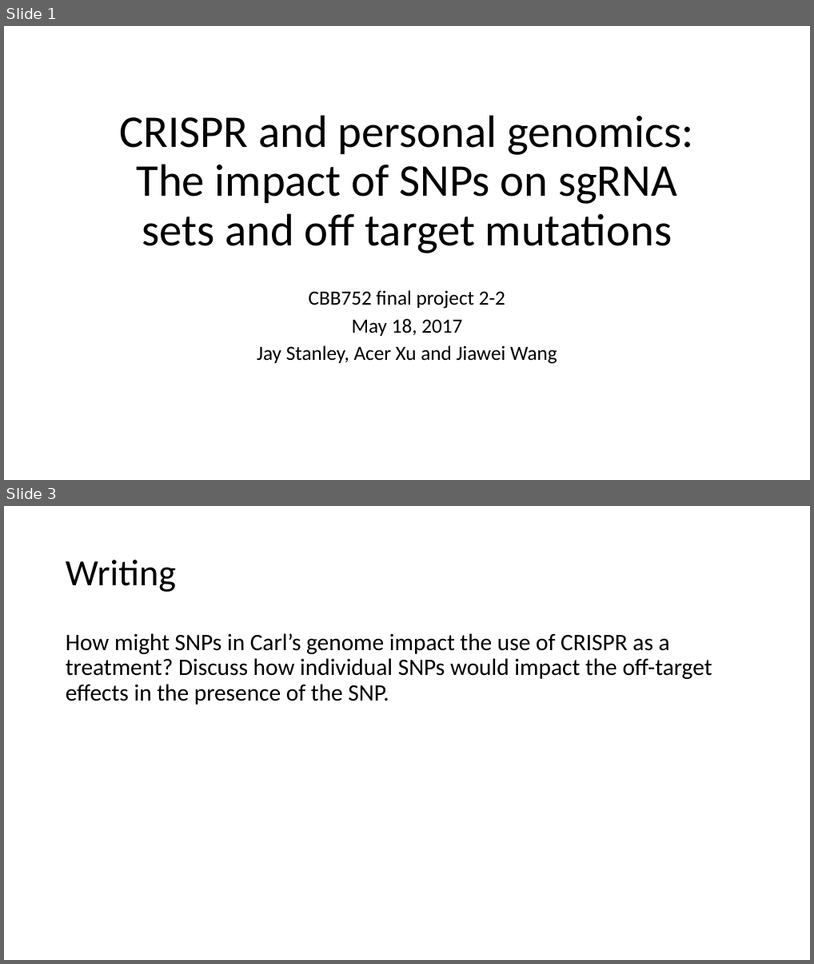
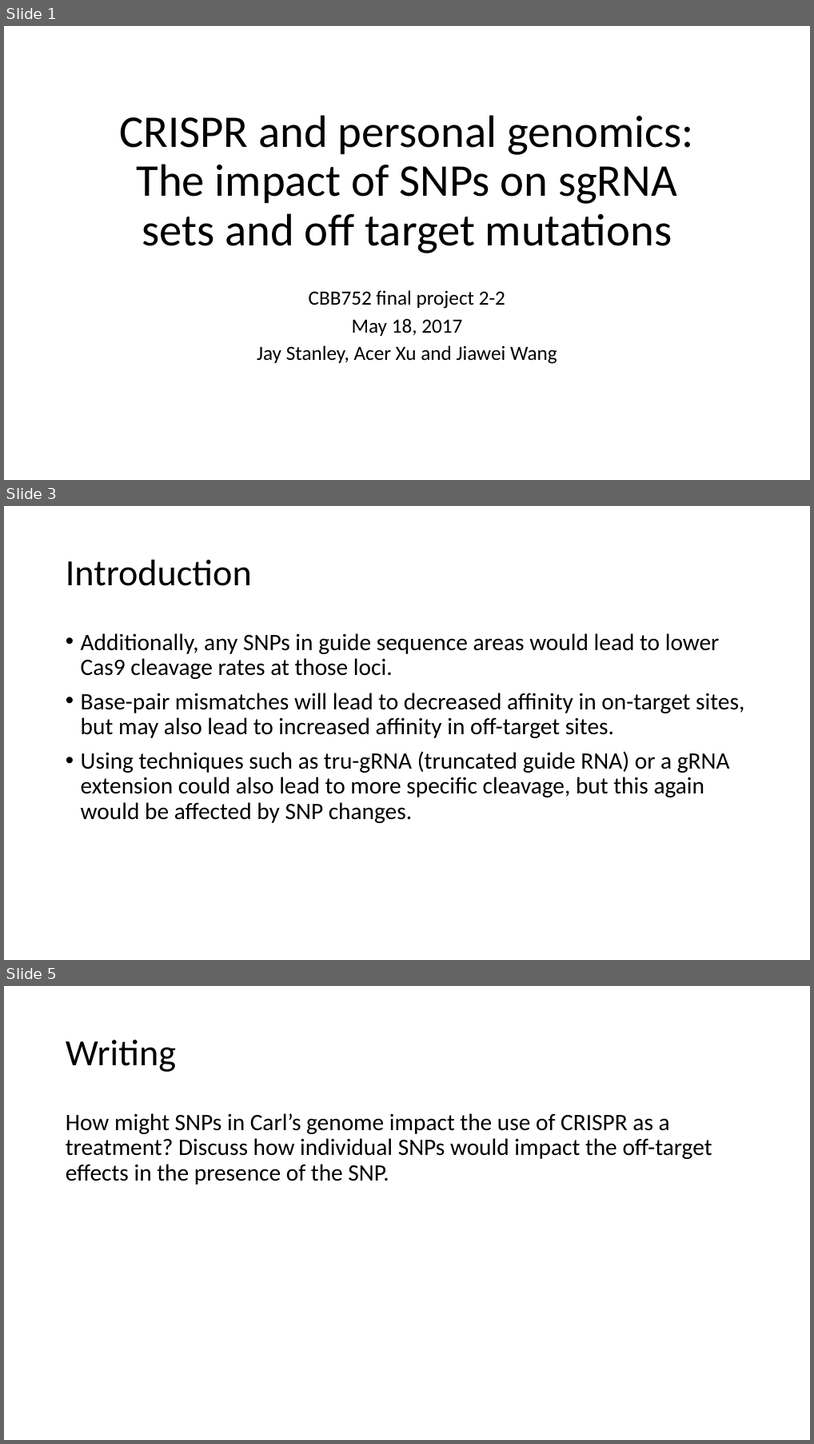
Before and after one commit to CBB752Spring2017/final-project-2-2-team1-team-2-2-1, a slide deck: Presentation2-2-1.pptx. Shown one above the other, each under a label of ours: slides 1 and 3 before the commit, slides 1, 3 and 5 after it; the slides between them are not shown. The pictures are 814x964 and 814x1444 pixels, drawn with LibreOffice and Linux fonts; fonts in the diff are those of the drawing. Boxes give left, top, right and bottom in pixels: in the first picture for what was removed or moved away, otherwise in the second. Text is boxed around its words. In the diff, an @@ line names an element or a change of style, - is before the commit and + after.

Commit message:
updated introduction part

```diff
--- a/Presentation2-2-1.pptx
+++ b/Presentation2-2-1.pptx
@@ slide 3 added at (x1=4, y1=506, x2=810, y2=960), background #FFFFFF @@
@@ title added at (x1=66, y1=560, x2=252, y2=586), 44 pt, text #000000 @@
+Introduction
@@ text added at (x1=81, y1=633, x2=745, y2=823), 28 pt, text #000000 @@
+• Additionally, any SNPs in guide sequence areas would lead to lower Cas9 cleavage rates at those loci.
+• Base-pair mismatches will lead to decreased affinity in on-target sites, but may also lead to increased affinity in off-target sites.
+• Using techniques such as tru-gRNA (truncated guide RNA) or a gRNA extension could also lead to more specific cleavage, but this again would be affected by SNP changes.
@@ what was slide 3 is now slide 5 @@
```
Also in this commit, not shown: 4 other slides added, 1 slide removed.
